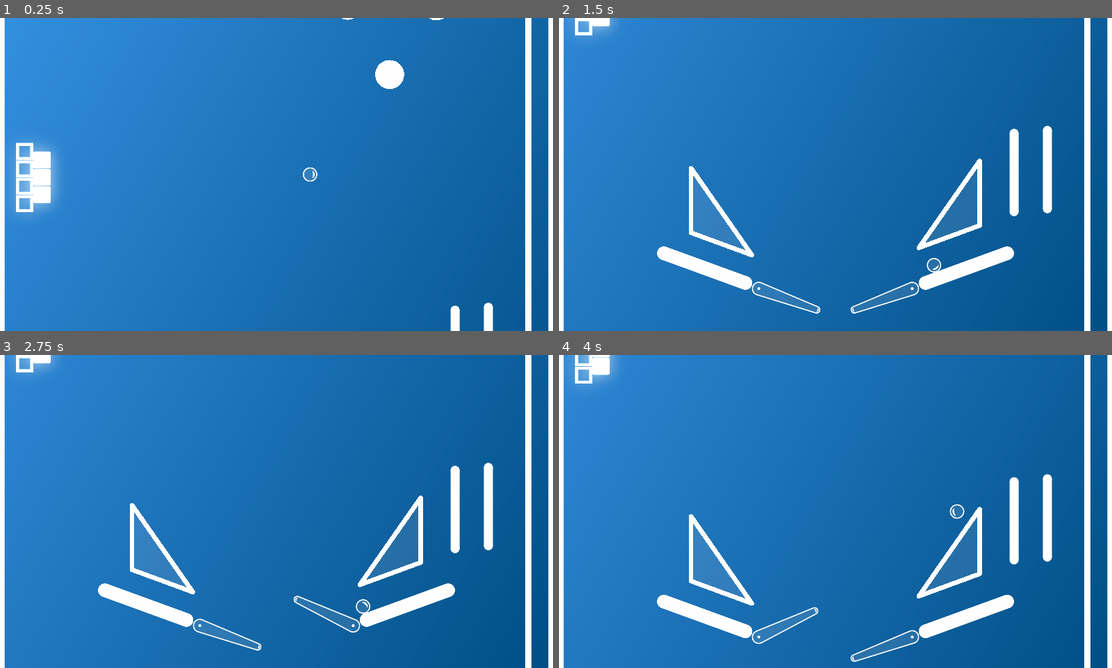
Above: before the commit, frames 1-4 (two rows, left to right).
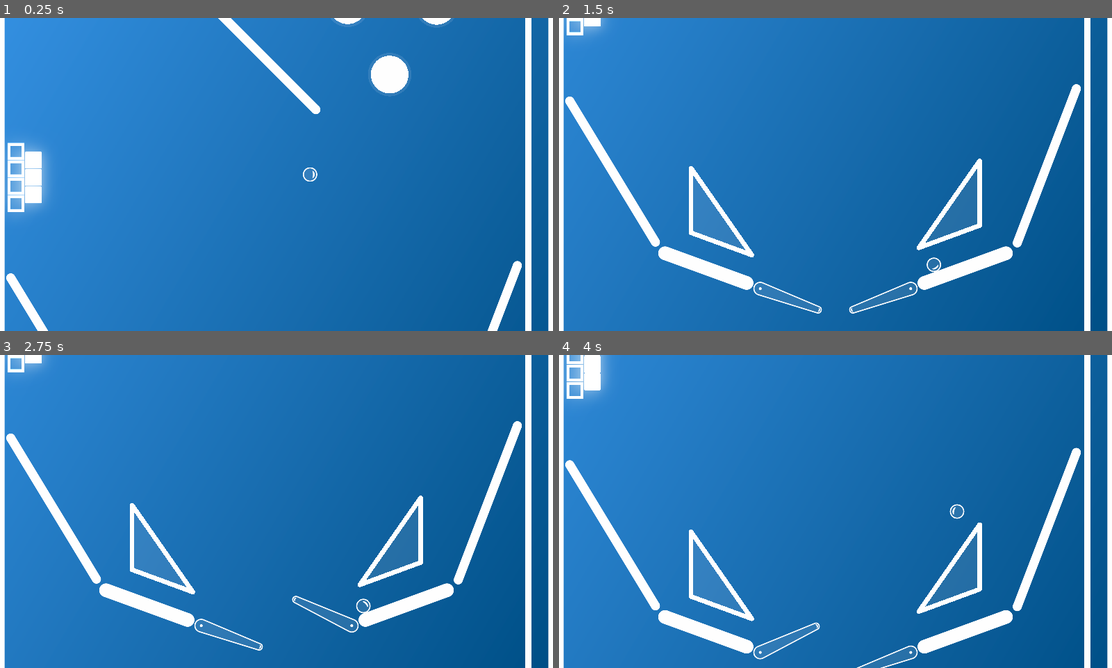
Above: after the commit, the same moments.

Repository: frederic-bonjour/Pinball
Game: Godot game, scene res://pinball_base.tscn
The game is run twice, just before and just after one commit, with the same random seed, the same clock (stepped at 60 frames per second) and the same inputs.
Inputs (mouse positions are in pixels of both pictures, inside the frame that each line leads up to):
- Up to frame 1 (0.25 s): no input
- Up to frame 2 (1.5 s): tap Enter at 0.5 s; move the mouse to (957, 158) at 0.52 s; hold / (flipper_right) 0.53-1.25 s; tap Shift at 0.6 s; click (957, 158) at 0.67 s; drag from (724, 190) to (946, 202) at 1.27 s
- Up to frame 3 (2.75 s): move the mouse to (331, 442) at 2.02 s; hold / (flipper_right) from 2.03 s (still down); tap Shift at 2.1 s
- Up to frame 4 (4 s): release / (flipper_right) at 2.75 s; drag from (807, 574) to (669, 464) at 2.77 s; move the mouse to (1001, 558) at 3.52 s; hold ` (flipper_left) from 3.53 s (still down); tap Shift at 3.6 s

The runs differ from the first frame. In frame 1, 3.2% of the frame differs, in the area x 1-95%, y 0-100%; in frame 2, 3.3%; in frame 3, 3.4%; in frame 4, 10%, in the area x 0-95%, y 0-100%.

Commit message:
Adjustments on bumpers, slingshots and flippers.

Diff:
--- a/pinball_base.tscn
+++ b/pinball_base.tscn
@@ -40,13 +40,44 @@
 collision_rounded = false
 adjust_collision_margin = Vector2(0, 0)
 
-[sub_resource type="Resource" id="Resource_tfxot"]
+[sub_resource type="PhysicsMaterial" id="PhysicsMaterial_7ocxj"]
+friction = 0.2
+rough = true
+bounce = 1.0
+
+[sub_resource type="Resource" id="Resource_0qp5c"]
+resource_local_to_scene = true
 script = ExtResource("8_olgoh")
 thickness = 30.0
 length = 300.0
 rounded = true
 color = Color(1, 1, 1, 1)
-physics_material = ExtResource("2_nc8g7")
+physics_material = SubResource("PhysicsMaterial_7ocxj")
+collision_rounded = true
+adjust_collision_margin = Vector2(0, 0)
+
+[sub_resource type="Resource" id="Resource_tfxot"]
+script = ExtResource("8_olgoh")
+thickness = 30.0
+length = 500.0
+rounded = true
+color = Color(1, 1, 1, 1)
+physics_material = SubResource("PhysicsMaterial_7ocxj")
+collision_rounded = true
+adjust_collision_margin = Vector2(0, 0)
+
+[sub_resource type="PhysicsMaterial" id="PhysicsMaterial_rwyem"]
+friction = 0.2
+rough = true
+bounce = 0.2
+
+[sub_resource type="Resource" id="Resource_xm5dn"]
+script = ExtResource("8_olgoh")
+thickness = 30.0
+length = 600.0
+rounded = true
+color = Color(1, 1, 1, 1)
+physics_material = SubResource("PhysicsMaterial_rwyem")
 collision_rounded = true
 adjust_collision_margin = Vector2(0, 0)
 
@@ -97,12 +128,12 @@
 [node name="Walls" type="Node2D" parent="."]
 
 [node name="BottomLeft" parent="Walls" instance=ExtResource("7_xtwn0")]
-position = Vector2(508, -217)
+position = Vector2(512, -217)
 rotation = -1.22173
 properties = ExtResource("6_eljgd")
 
 [node name="BottomRight" parent="Walls" instance=ExtResource("7_xtwn0")]
-position = Vector2(1412, -217)
+position = Vector2(1408, -217)
 rotation = 1.22173
 properties = ExtResource("6_eljgd")
 
@@ -119,12 +150,28 @@
 properties = SubResource("Resource_irgvw")
 
 [node name="Wall2" parent="Walls" instance=ExtResource("7_xtwn0")]
-position = Vector2(1577, -547)
+position = Vector2(750, -1870)
+properties = SubResource("Resource_0qp5c")
+
+[node name="Wall3" parent="Walls" instance=ExtResource("7_xtwn0")]
+position = Vector2(930, -1540)
+rotation = -0.785398
 properties = SubResource("Resource_tfxot")
 
-[node name="Wall3" parent="Walls" instance=ExtResource("7_xtwn0")]
-position = Vector2(1692, -557)
+[node name="Wall6" parent="Walls" instance=ExtResource("7_xtwn0")]
+position = Vector2(190, -550)
+rotation = -0.546288
+properties = SubResource("Resource_xm5dn")
+
+[node name="Wall4" parent="Walls" instance=ExtResource("7_xtwn0")]
+position = Vector2(920, -2200)
+rotation = 0.785398
 properties = SubResource("Resource_tfxot")
+
+[node name="Wall5" parent="Walls" instance=ExtResource("7_xtwn0")]
+position = Vector2(1690, -570)
+rotation = 0.366519
+properties = SubResource("Resource_xm5dn")
 
 [node name="LoseBallArea" type="Area2D" parent="."]
 collision_mask = 2
@@ -138,37 +185,37 @@
 
 [node name="Brick" parent="Bricks" instance=ExtResource("8_eqt0r")]
 modulate = Color(2, 2, 2, 1)
-position = Vector2(90, -1230)
+position = Vector2(60, -1230)
 properties = SubResource("Resource_7ty7w")
 
 [node name="Brick2" parent="Bricks" instance=ExtResource("8_eqt0r")]
 modulate = Color(2, 2, 2, 1)
-position = Vector2(90, -1170)
+position = Vector2(60, -1170)
 properties = SubResource("Resource_7ty7w")
 
 [node name="Brick3" parent="Bricks" instance=ExtResource("8_eqt0r")]
 modulate = Color(2, 2, 2, 1)
-position = Vector2(150, -1200)
+position = Vector2(120, -1200)
 properties = SubResource("Resource_sr1u2")
 
 [node name="Brick4" parent="Bricks" instance=ExtResource("8_eqt0r")]
 modulate = Color(2, 2, 2, 1)
-position = Vector2(150, -1140)
+position = Vector2(120, -1140)
 properties = SubResource("Resource_sr1u2")
 
 [node name="Brick5" parent="Bricks" instance=ExtResource("8_eqt0r")]
 modulate = Color(2, 2, 2, 1)
-position = Vector2(150, -1080)
+position = Vector2(120, -1080)
 properties = SubResource("Resource_sr1u2")
 
 [node name="Brick6" parent="Bricks" instance=ExtResource("8_eqt0r")]
 modulate = Color(2, 2, 2, 1)
-position = Vector2(90, -1110)
+position = Vector2(60, -1110)
 properties = SubResource("Resource_7ty7w")
 
 [node name="Brick7" parent="Bricks" instance=ExtResource("8_eqt0r")]
 modulate = Color(2, 2, 2, 1)
-position = Vector2(90, -1050)
+position = Vector2(60, -1050)
 properties = SubResource("Resource_7ty7w")
 
 [node name="Main Flippers" type="Node2D" parent="."]
@@ -176,12 +223,12 @@
 metadata/_edit_group_ = true
 
 [node name="FlipperLeft" parent="Main Flippers" instance=ExtResource("2_6ifbo")]
-position = Vector2(-265, 0)
+position = Vector2(-260, 0)
 rotation = 0.349066
 angle_degrees = -45.0
 
 [node name="FlipperRight" parent="Main Flippers" instance=ExtResource("2_6ifbo")]
-position = Vector2(265, 0)
+position = Vector2(260, 0)
 rotation = 2.79253
 side = 1
 
@@ -193,17 +240,22 @@
 
 [node name="Bumper" parent="." instance=ExtResource("12_181fa")]
 position = Vector2(1351, -1495)
+radius = 65.0
 
 [node name="Bumper4" parent="." instance=ExtResource("12_181fa")]
 position = Vector2(1030, -2016)
+radius = 65.0
 
 [node name="Bumper5" parent="." instance=ExtResource("12_181fa")]
 position = Vector2(1364, -2020)
+radius = 65.0
 
 [node name="Bumper2" parent="." instance=ExtResource("12_181fa")]
 position = Vector2(1206, -1734)
+radius = 65.0
 
 [node name="Bumper3" parent="." instance=ExtResource("12_181fa")]
 position = Vector2(1513, -1732)
+radius = 65.0
 
 [connection signal="body_entered" from="LoseBallArea" to="." method="_on_lose_ball_area_body_entered"]
--- a/src/objects/board/flipper_slope.tres
+++ b/src/objects/board/flipper_slope.tres
@@ -3,7 +3,7 @@
 [ext_resource type="Script" path="res://src/objects/board/wall_properties.gd" id="1_80gr5"]
 
 [sub_resource type="PhysicsMaterial" id="PhysicsMaterial_6f5wp"]
-friction = 0.5
+friction = 0.8
 bounce = 0.15
 
 [resource]
--- a/src/objects/bumper/bumper.gd
+++ b/src/objects/bumper/bumper.gd
@@ -2,16 +2,18 @@
 class_name Bumper
 extends Node2D
 
-@export var radius: float = 50:
+@export var radius: float = 65:
 	set(v):
 		radius = v
 		_update_properties()
 
 @onready var ellipse = %Ellipse
 @onready var collision_shape = %CollisionShape
+@onready var area_collision_shape = $BallDetectionArea/AreaCollisionShape
 
 var _extend: float = 0.0
 var _dest_extend: float = 0.0
+var _strength: float = 150.0
 
 
 # Called when the node enters the scene tree for the first time.
@@ -23,21 +25,23 @@
 	if is_node_ready():
 		ellipse.size.x = radius * 2
 		ellipse.size.y = radius * 2
-		(collision_shape.shape as CircleShape2D).radius = radius + 5
+		(collision_shape.shape as CircleShape2D).radius = radius
+		(area_collision_shape.shape as CircleShape2D).radius = radius + 10
 
 
 # Called every frame. 'delta' is the elapsed time since the previous frame.
 func _process(delta):
-	_extend = move_toward(_extend, _dest_extend, delta * 150)
-	(collision_shape.shape as CircleShape2D).radius = radius + 5 + _extend
+	_extend = move_toward(_extend, _dest_extend, delta * _strength)
+	(collision_shape.shape as CircleShape2D).radius = radius + _extend
 	ellipse.size.x = radius * 2 + _extend
 	ellipse.size.y = radius * 2 + _extend
 
 
 func _on_body_entered(body):
 	if body is Ball:
-		_dest_extend = 75 if body.linear_velocity.y < 0 else 25
-		body.linear_velocity *= 1.2
+		_dest_extend = 25
+		_strength = clamp(remap(body.linear_velocity.length_squared(), 0, 9_000_000, 200, 10), 10, 200)
+		body.linear_velocity = body.linear_velocity.normalized() * 1200
 
 
 func _on_body_exited(body):
--- a/src/objects/bumper/bumper.tscn
+++ b/src/objects/bumper/bumper.tscn
@@ -10,20 +10,24 @@
 
 [sub_resource type="CircleShape2D" id="CircleShape2D_f3unc"]
 resource_local_to_scene = true
-radius = 55.0
+radius = 65.0
 
 [sub_resource type="CircleShape2D" id="CircleShape2D_30ink"]
 resource_local_to_scene = true
-radius = 60.0
+radius = 70.0
 
-[node name="Node2D" type="Node2D"]
+[node name="Bumper" type="Node2D"]
 script = ExtResource("1_jng87")
+radius = 50.0
 
 [node name="Ellipse" type="Node2D" parent="."]
 unique_name_in_owner = true
 script = ExtResource("1_oraeg")
+size = Vector2(130, 130)
 circle = true
-outline_width = 0
+style = 2
+outline_width = 20
+outline_color = Color(1, 1, 1, 0.0980392)
 
 [node name="Body" type="StaticBody2D" parent="."]
 disable_mode = 2
@@ -35,12 +39,12 @@
 unique_name_in_owner = true
 shape = SubResource("CircleShape2D_f3unc")
 
-[node name="Area2D" type="Area2D" parent="."]
+[node name="BallDetectionArea" type="Area2D" parent="."]
 collision_layer = 0
 collision_mask = 2
 
-[node name="CollisionShape2D" type="CollisionShape2D" parent="Area2D"]
+[node name="AreaCollisionShape" type="CollisionShape2D" parent="BallDetectionArea"]
 shape = SubResource("CircleShape2D_30ink")
 
-[connection signal="body_entered" from="Area2D" to="." method="_on_body_entered"]
-[connection signal="body_exited" from="Area2D" to="." method="_on_body_exited"]
+[connection signal="body_entered" from="BallDetectionArea" to="." method="_on_body_entered"]
+[connection signal="body_exited" from="BallDetectionArea" to="." method="_on_body_exited"]
--- a/src/objects/flipper/flipper.tscn
+++ b/src/objects/flipper/flipper.tscn
@@ -24,4 +24,4 @@
 [node name="CollisionPolygon2D" type="CollisionPolygon2D" parent="."]
 position = Vector2(1, 0)
 scale = Vector2(4.9, 1.1)
-polygon = PackedVector2Array(-1, -20, 44, -10, 46, -3, 46, 3, 44, 10, -1, 20, -4, 14, -5, 0, -4, -14)
+polygon = PackedVector2Array(-1, -20, 46, -10, 47, -3, 47, 3, 46, 10, -1, 20, -4, 14, -5, 0, -4, -14)
--- a/src/objects/slingshot/slingshot_left.tscn
+++ b/src/objects/slingshot/slingshot_left.tscn
@@ -11,7 +11,7 @@
 size = Vector2(200, 10)
 
 [sub_resource type="CapsuleShape2D" id="CapsuleShape2D_kmio4"]
-height = 380.0
+height = 320.0
 
 [sub_resource type="Gradient" id="Gradient_xlrph"]
 offsets = PackedFloat32Array(0, 0.5, 1)
--- a/src/objects/slingshot/slingshot_right.tscn
+++ b/src/objects/slingshot/slingshot_right.tscn
@@ -11,7 +11,7 @@
 size = Vector2(200, 10)
 
 [sub_resource type="CapsuleShape2D" id="CapsuleShape2D_kmio4"]
-height = 380.0
+height = 320.0
 
 [sub_resource type="Gradient" id="Gradient_s3161"]
 offsets = PackedFloat32Array(0, 0.5, 1)
--- a/src/pinball_base.gd
+++ b/src/pinball_base.gd
@@ -19,13 +19,10 @@
 	if Input.is_action_just_released(&"flipper_right"):
 		get_tree().call_group(&"flipper_right", &"deactivate")
 
-var min = 0
+
 func _update_camera() -> void:
 	#FIXME Hard-coded values
 	camera.position.y = clamp(ball.position.y, -2700, -540)
-	if ball.position.y < min:
-		min = ball.position.y
-		print(min)
 
 
 const BALL_INITIAL_POSITION: Vector2 = Vector2(1380, -695)
Not shown: 1 places in pinball_base.tscn that only renumber resources
